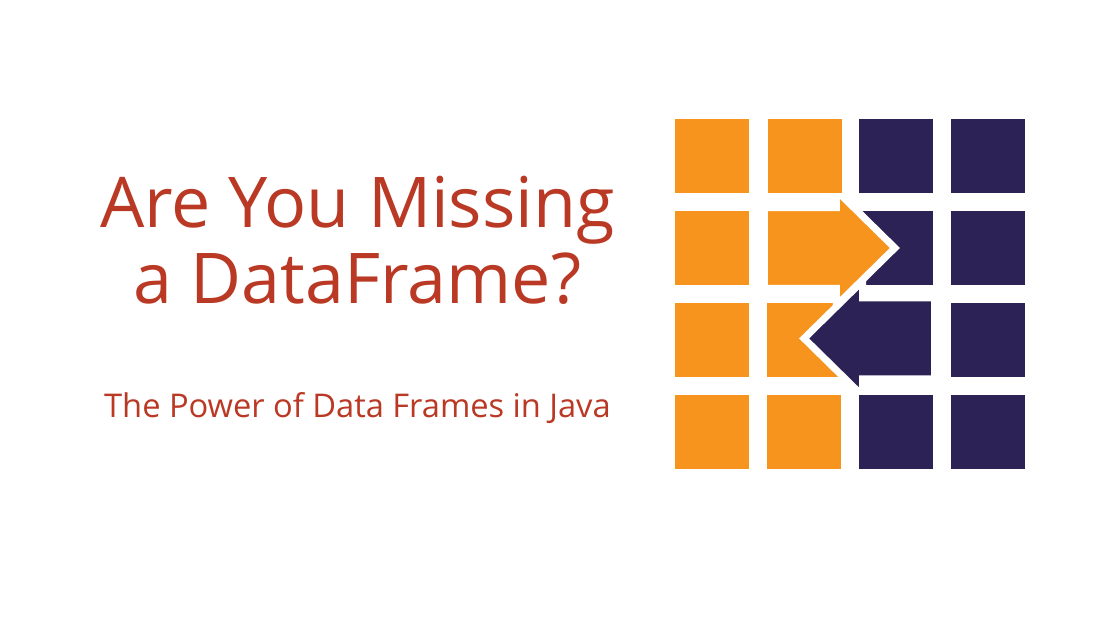
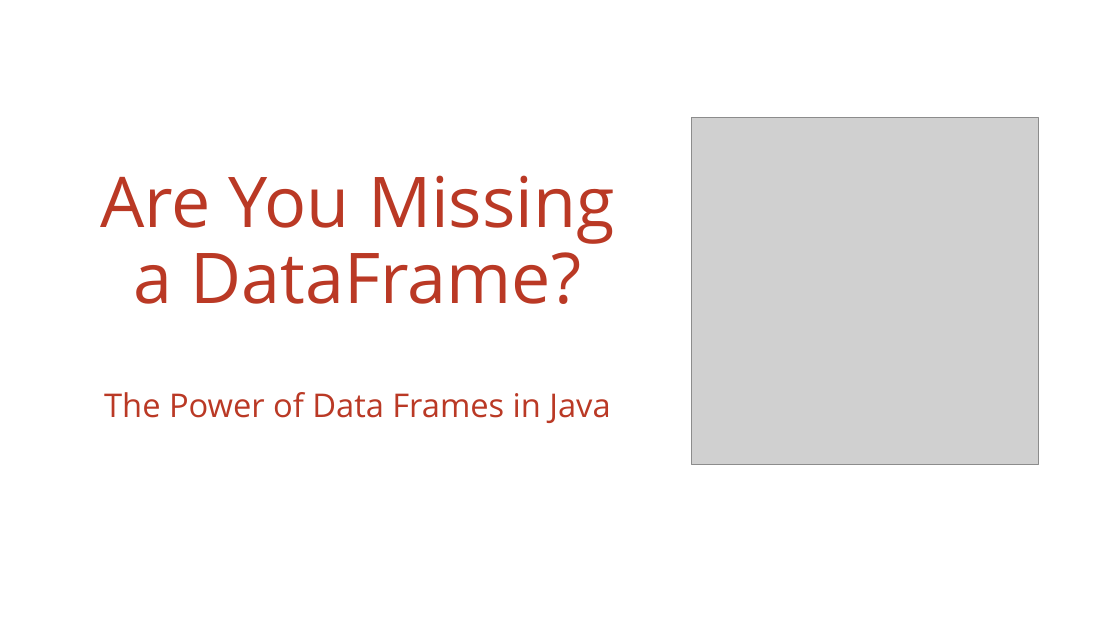
Before and after one commit to vmzakharov/missing-dataframe-talk, a slide deck: slide 1 of presentation/Missing_Dataframe_Long.pptx. Drawn at 1120x630 pixels with LibreOffice and Linux fonts; fonts in the diff are those of the drawing; grey boxes stand for pictures. Boxes give left, top, right and bottom in pixels: in the first picture for what was removed or moved away, otherwise in the second. Text is boxed around its words. In the diff, an @@ line names an element or a change of style, - is before the commit and + after.

```diff
--- a/presentation/Missing_Dataframe_Long.pptx
+++ b/presentation/Missing_Dataframe_Long.pptx
@@ picture added at [691, 118, 1038, 465] @@
@@ group removed at [676, 120, 1024, 469]: 16 rectangles, 2 right arrows @@
```
Also in this commit, not shown: 4 other slides changed, 2 other files.
